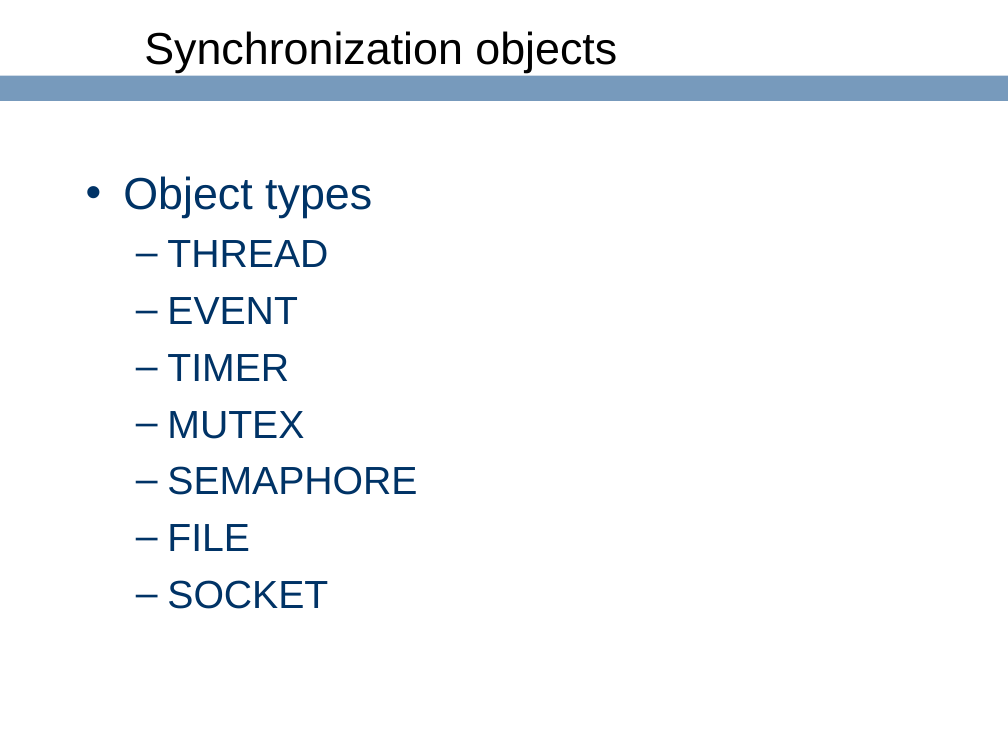
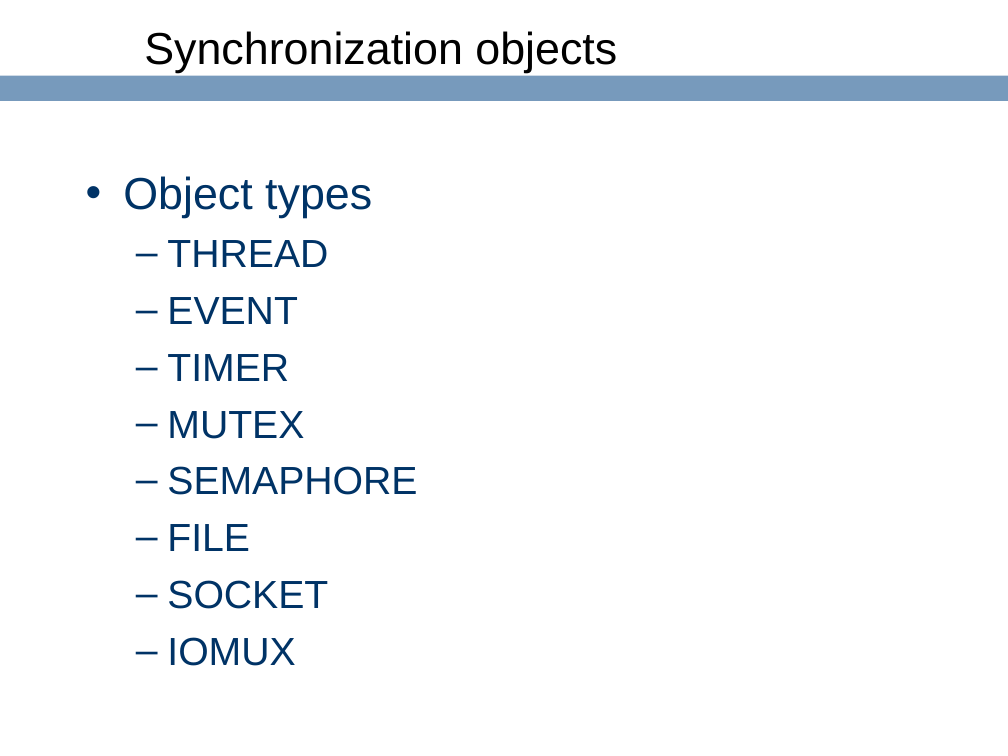
Before and after one commit to ringgaard/sanos, a slide deck: slide 53 of doc/sanostech.ppt. Drawn at 1008x756 pixels with LibreOffice and Linux fonts; fonts in the diff are those of the drawing; background and template pictures are left out. Boxes give left, top, right and bottom in pixels: in the first picture for what was removed or moved away, otherwise in the second. Text is boxed around its words. In the diff, an @@ line names an element or a change of style, - is before the commit and + after.

```diff
--- a/doc/sanostech.ppt
+++ b/doc/sanostech.ppt
@@ text at bbox=[167, 637, 295, 666]: paragraph added @@
+  – IOMUX
```
Also in this commit, not shown: 9 other slides changed.
